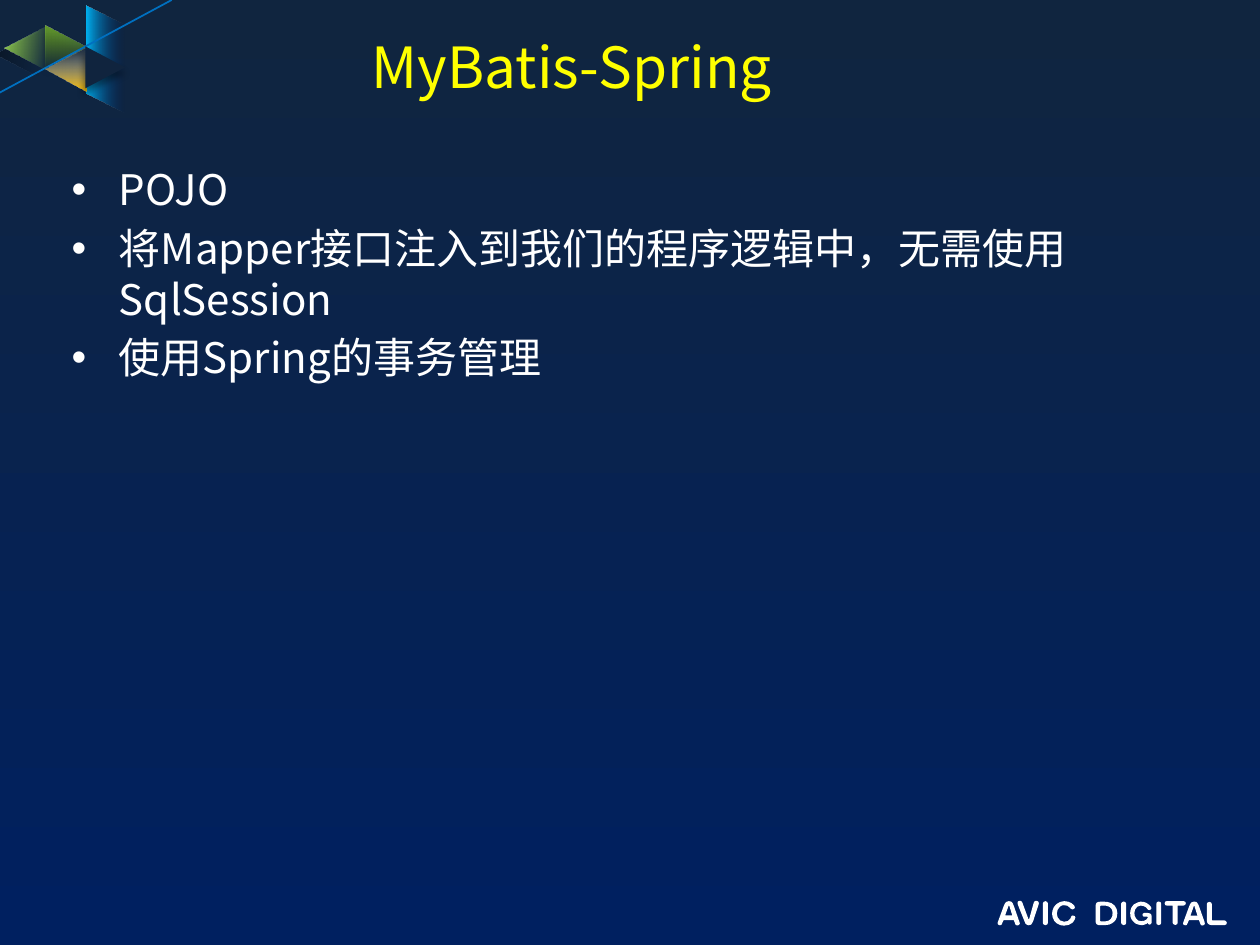
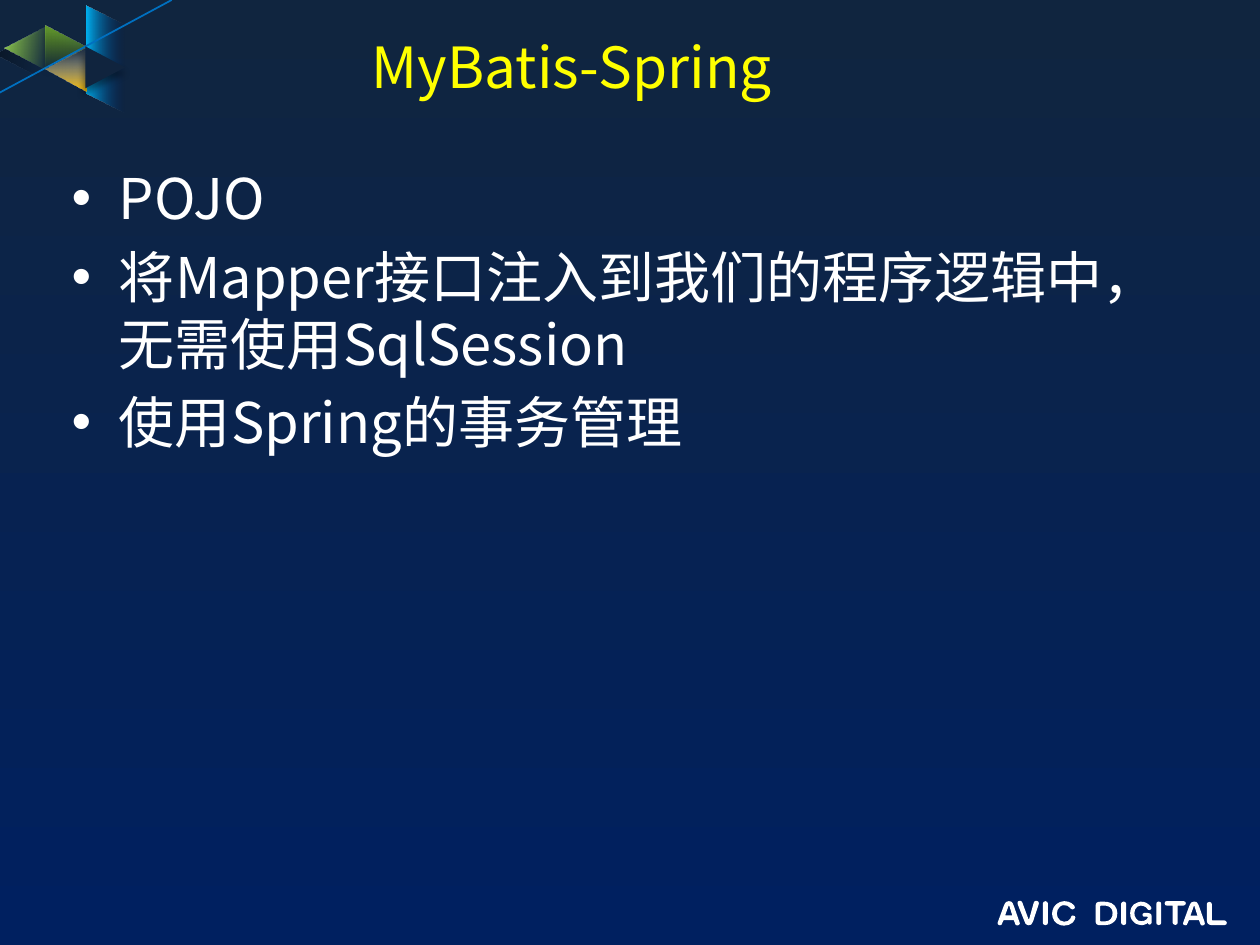
Before and after one commit to guofengzh/java-way, a slide deck: slide 13 of mybatis/docs/mybatis.pptx (slide 18 before the commit). Drawn at 1260x945 pixels with LibreOffice and Linux fonts; fonts in the diff are those of the drawing; background and template pictures are left out. Boxes give left, top, right and bottom in pixels: in the first picture for what was removed or moved away, otherwise in the second. Text is boxed around its words. In the diff, an @@ line names an element or a change of style, - is before the commit and + after.

```diff
--- a/mybatis/docs/mybatis.pptx
+++ b/mybatis/docs/mybatis.pptx
@@ text "POJO" at bbox=[119, 177, 1159, 457]: size 24 to 32 pt; more space between paragraphs @@
```
Also in this commit, not shown: 3 other slides changed, 1 slide added, 16 slides removed, 4 other files.
